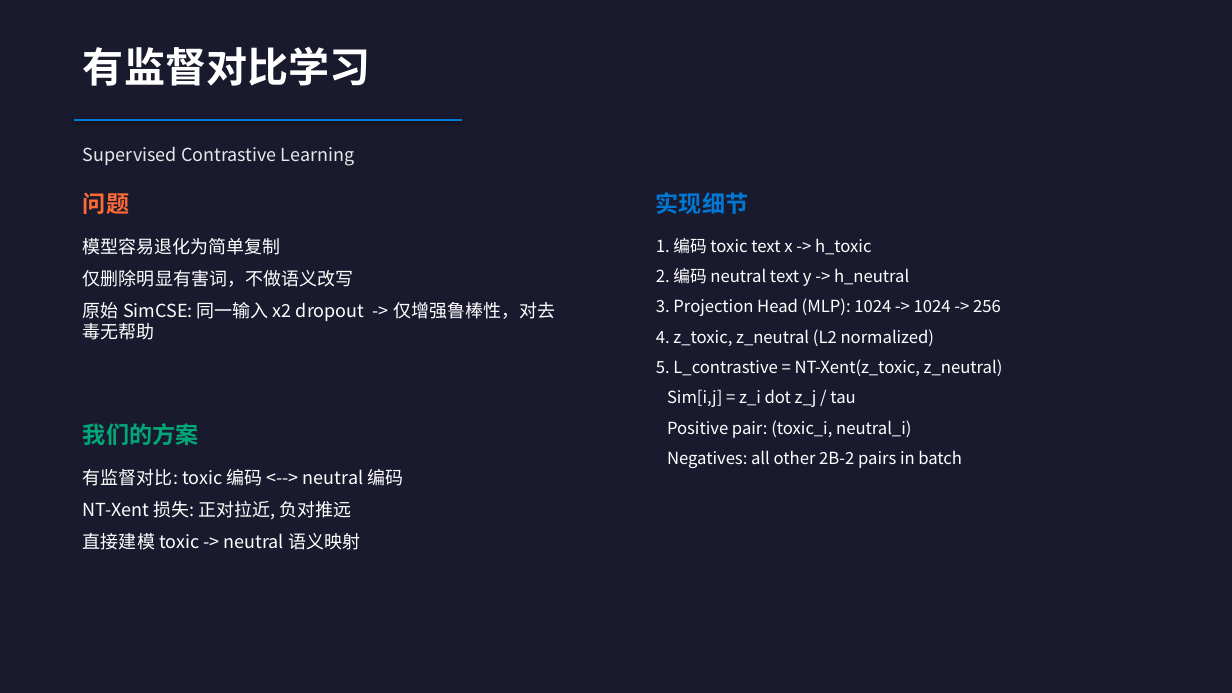
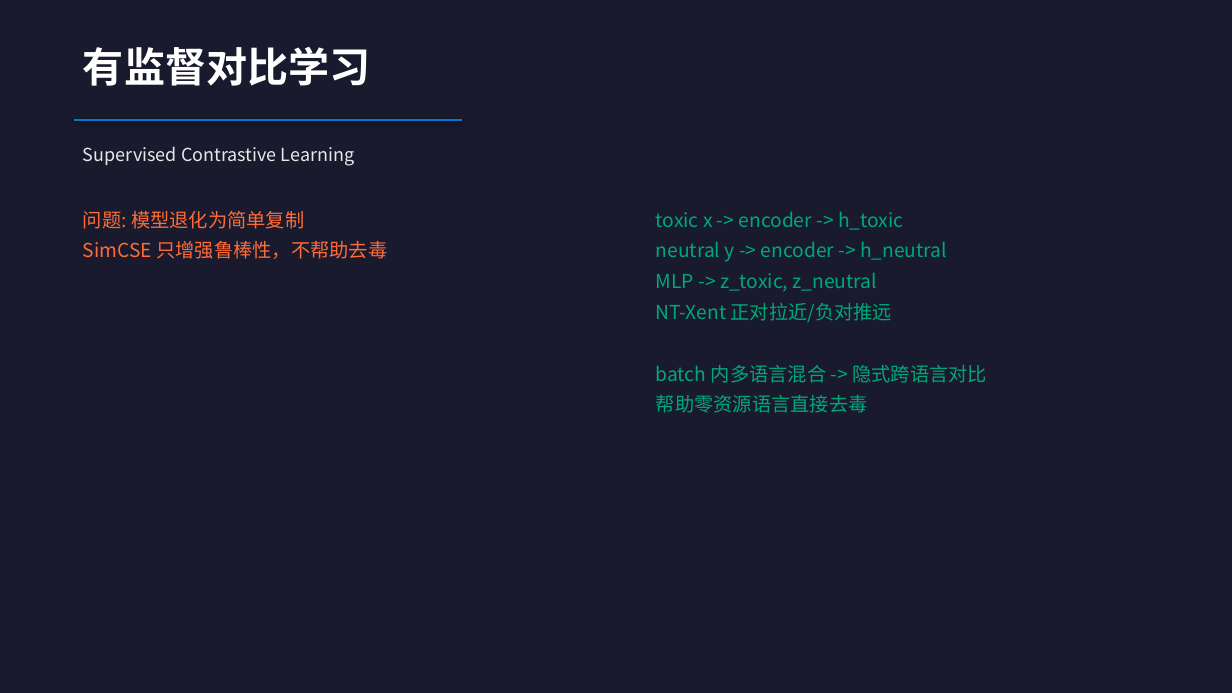
Before and after one commit to TextDetoxification/work, a slide deck: slide 6 of 课程项目汇报_多语言文本去毒化.pptx (slide 7 before the commit). Drawn at 1232x693 pixels with LibreOffice and Linux fonts; fonts in the diff are those of the drawing. Boxes give left, top, right and bottom in pixels: in the first picture for what was removed or moved away, otherwise in the second. Text is boxed around its words. In the diff, an @@ line names an element or a change of style, - is before the commit and + after.

```diff
--- a/课程项目汇报_多语言文本去毒化.pptx
+++ b/课程项目汇报_多语言文本去毒化.pptx
@@ text removed at (83,193,129,214) @@
-问题
@@ text removed at (656,192,748,214) @@
-实现细节
@@ text at (83,211,387,259): text changed; size 14 to 15 pt; text colour #FFFFFF to #FF6B35 @@
-模型容易退化为简单复制
-仅删除明显有害词，不做语义改写
-原始 SimCSE: 同一输入 x2 dropout -> 仅增强鲁棒性，对去毒无帮助
+问题: 模型退化为简单复制
+SimCSE 只增强鲁棒性，不帮助去毒
@@ text at (656,211,987,413): text changed; size 13 to 15 pt; text colour #FFFFFF to #00A878 @@
-1. 编码 toxic text x -> h_toxic
-2. 编码 neutral text y -> h_neutral
-3. Projection Head (MLP): 1024 -> 1024 -> 256
-4. z_toxic, z_neutral (L2 normalized)
-5. L_contrastive = NT-Xent(z_toxic, z_neutral)
-Sim[i,j] = z_i dot z_j / tau
-Positive pair: (toxic_i, neutral_i)
-Negatives: all other 2B-2 pairs in batch
+toxic x -> encoder -> h_toxic
+neutral y -> encoder -> h_neutral
+MLP -> z_toxic, z_neutral
+NT-Xent 正对拉近/负对推远
+batch 内多语言混合 -> 隐式跨语言对比
+帮助零资源语言直接去毒
@@ text removed at (83,423,199,445) @@
-我们的方案
@@ text removed at (83,469,404,550) @@
-有监督对比: toxic 编码 <--> neutral 编码
-NT-Xent 损失: 正对拉近, 负对推远
-直接建模 toxic -> neutral 语义映射
```
Also in this commit, not shown: 7 other slides changed, 2 slides added, 3 slides removed, 2 other files.
